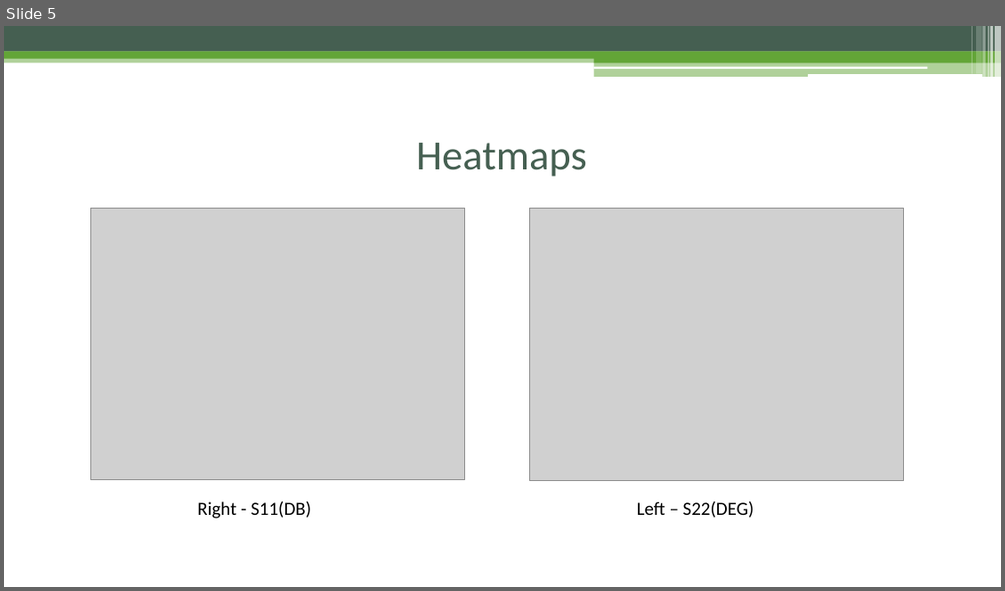
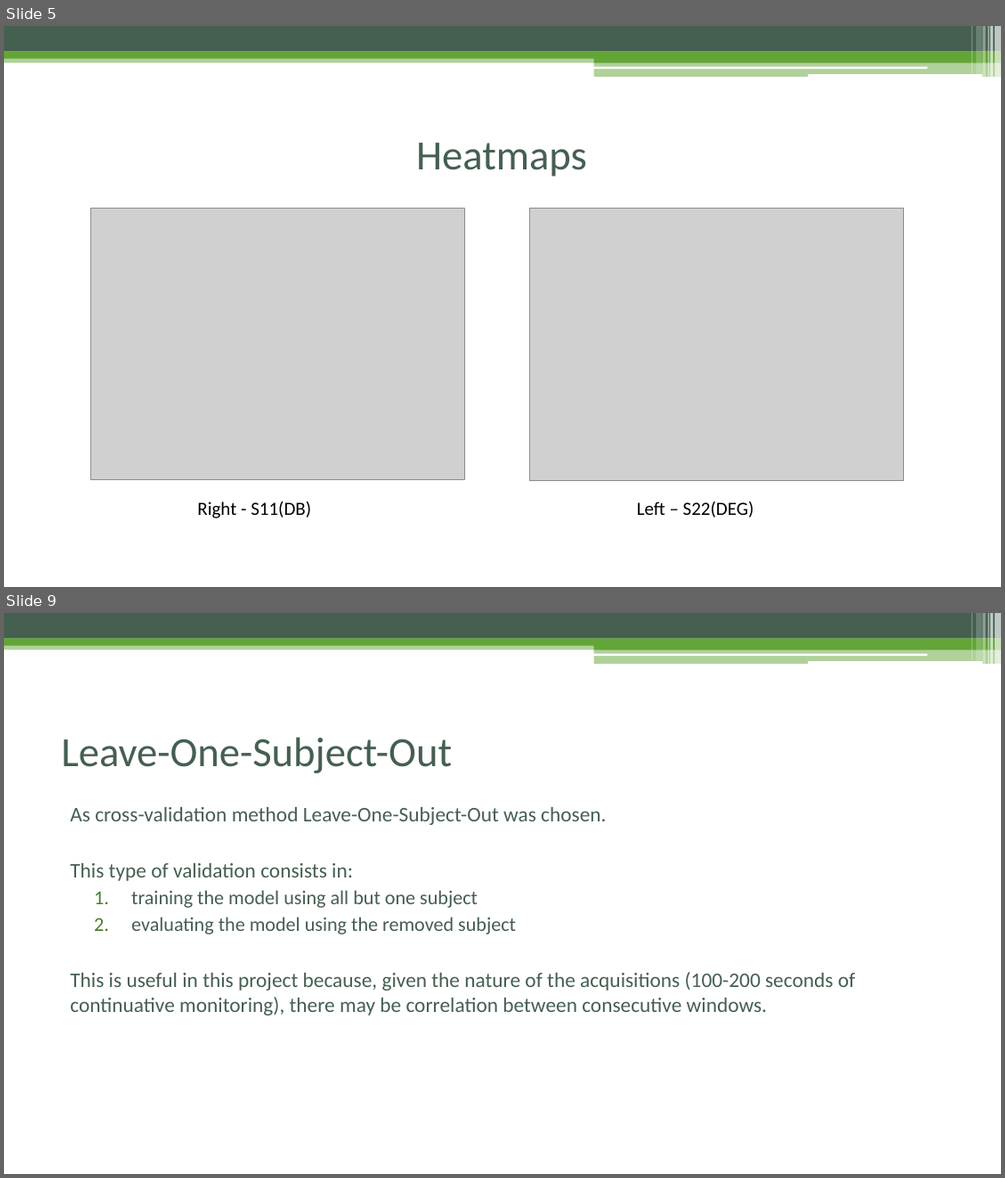
Before and after one commit to EmanueleTinghi/Data-Mining-Project, a slide deck: Docs/Presentation.pptx. Shown one above the other, each under a label of ours: slide 5 before the commit, slides 5 and 9 after it; the slides between them are not shown. The pictures are 1005x591 and 1005x1178 pixels, drawn with LibreOffice and Linux fonts; fonts in the diff are those of the drawing; grey boxes stand for pictures. Boxes give left, top, right and bottom in pixels: in the first picture for what was removed or moved away, otherwise in the second. Text is boxed around its words. In the diff, an @@ line names an element or a change of style, - is before the commit and + after.

```diff
--- a/Docs/Presentation.pptx
+++ b/Docs/Presentation.pptx
@@ slide 9 added at [4, 613, 1001, 1174], background #FFFFFF; not listed: 13 template elements that a slide beside it also shows @@
@@ title added at [61, 737, 452, 773], 40 pt, text #455F51 @@
+Leave-One-Subject-Out
@@ text added at [70, 807, 855, 1015], 20 pt, text #455F51 @@
+As cross-validation method Leave-One-Subject-Out was chosen.
+This type of validation consists in:
+  1. training the model using all but one subject
+  2. evaluating the model using the removed subject
+This is useful in this project because, given the nature of the acquisitions (100-200 seconds of continuative monitoring), there may be correlation between consecutive windows.
```
Also in this commit, not shown: 3 slides changed, 10 other slides added, 10 slides removed, 3 other files.
